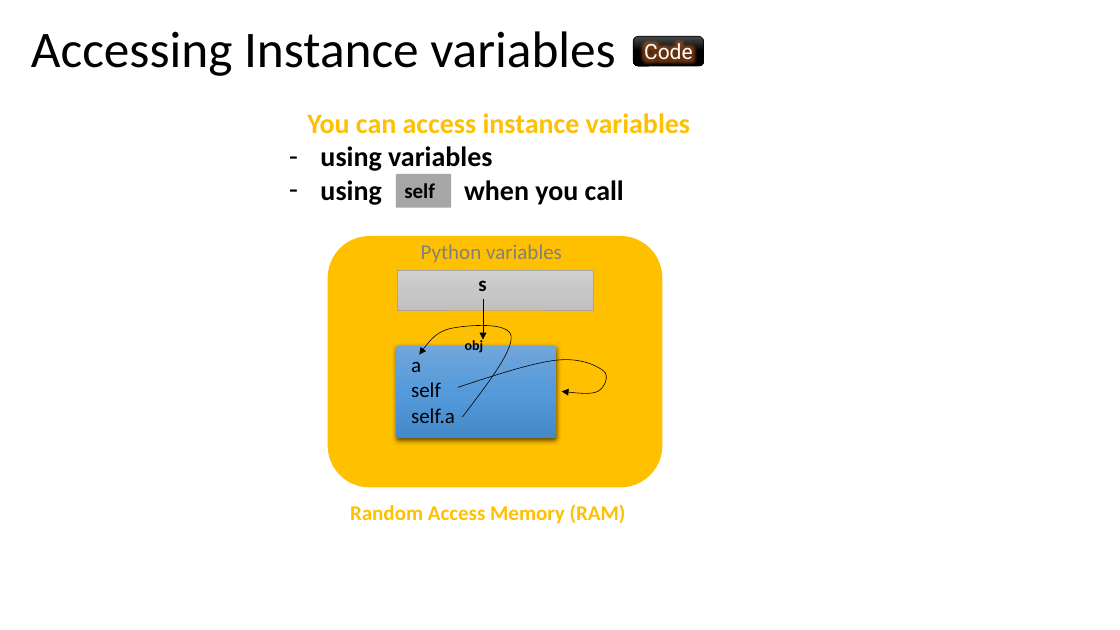
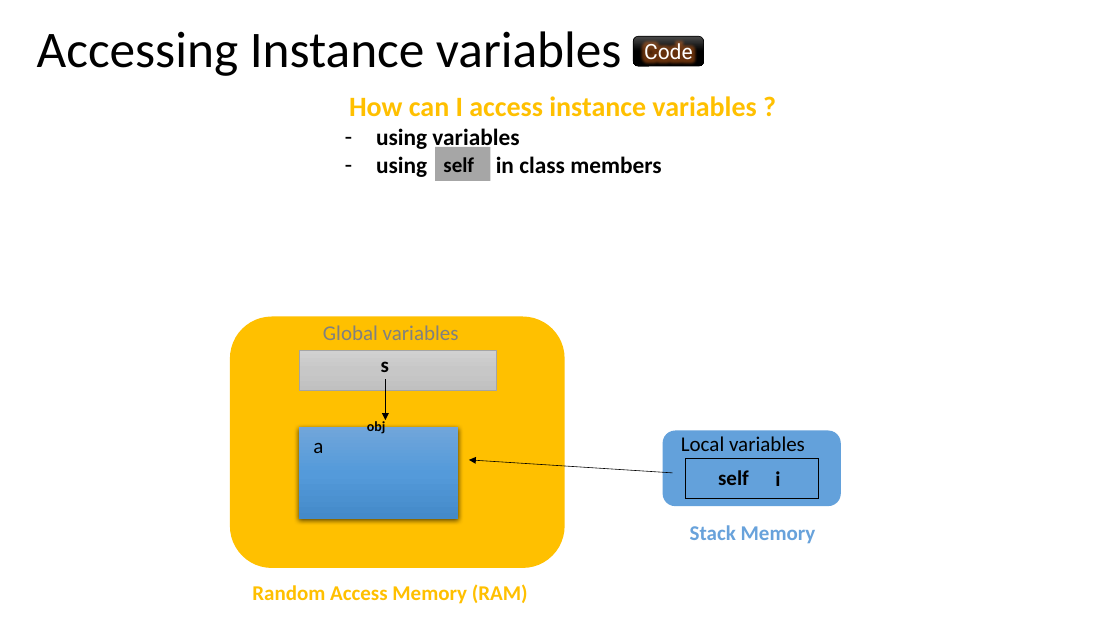
Before and after one commit to PierFF/OOP-INSA-Toulouse, a slide deck: slide 30 of OOP-Programming.pptx (slide 23 before the commit). Drawn at 1120x630 pixels with LibreOffice and Linux fonts; fonts in the diff are those of the drawing. Boxes give left, top, right and bottom in pixels: in the first picture for what was removed or moved away, otherwise in the second. Text is boxed around its words. In the diff, an @@ line names an element or a change of style, - is before the commit and + after.

```diff
--- a/OOP-Programming.pptx
+++ b/OOP-Programming.pptx
@@ title "Accessing Instance variables" moved from (x1=31, y1=31, x2=615, y2=76) to (x1=37, y1=31, x2=621, y2=76) @@
@@ text "How can I access instance ..." moved from (x1=307, y1=113, x2=690, y2=205) to (x1=349, y1=96, x2=756, y2=177) @@
@@ text at (x1=349, y1=96, x2=756, y2=117): text changed @@
-You can access instance variables
+How can I access instance variables ?
@@ text at (x1=376, y1=128, x2=519, y2=151): size 24 to 20 pt in "using variables" @@
@@ rectangle "self" moved from (x1=396, y1=174, x2=451, y2=208) to (x1=435, y1=147, x2=491, y2=181) @@
@@ text at (x1=376, y1=156, x2=661, y2=177): text changed; size 24 to 20 pt @@
-– using when you call
+– using in class members
@@ text at (x1=323, y1=325, x2=459, y2=340): text changed @@
-Python variables
+Global variables
@@ freeform shape removed at (x1=419, y1=325, x2=512, y2=417) @@
@@ 2 texts, 1 rectangle, 1 arrow moved together from (x1=350, y1=270, x2=626, y2=524) to (x1=252, y1=350, x2=528, y2=604) @@
@@ text at (x1=411, y1=382, x2=455, y2=423): paragraphs removed @@
-self
-self.a
@@ freeform shape removed at (x1=458, y1=360, x2=607, y2=393) @@
@@ 1 text, 1 rounded rectangle, 1 rectangle moved together from (x1=328, y1=236, x2=662, y2=487) to (x1=230, y1=317, x2=565, y2=568) @@
@@ text "a" moved from (x1=411, y1=362, x2=455, y2=423) to (x1=313, y1=443, x2=323, y2=453) @@
@@ rounded rectangle added at (x1=663, y1=431, x2=841, y2=507), fill #63A1DB @@
@@ text added at (x1=681, y1=436, x2=805, y2=451), 18 pt, text #000000 @@
+Local variables
@@ arrow added from (673, 473) to (469, 460), #000000 0.5 pt @@
@@ rectangle added at (x1=686, y1=459, x2=818, y2=499), outline #000000 1 pt @@
@@ text added at (x1=718, y1=470, x2=749, y2=485), 18 pt, text #000000, bold @@
+self
@@ text added at (x1=775, y1=471, x2=780, y2=486), 18 pt, text #000000, bold @@
+i
@@ text added at (x1=690, y1=525, x2=816, y2=544), 18 pt, text #68A2DB, bold @@
+Stack Memory
```
Also in this commit, not shown: 10 slides added, 1 slide removed, 1 other file.
